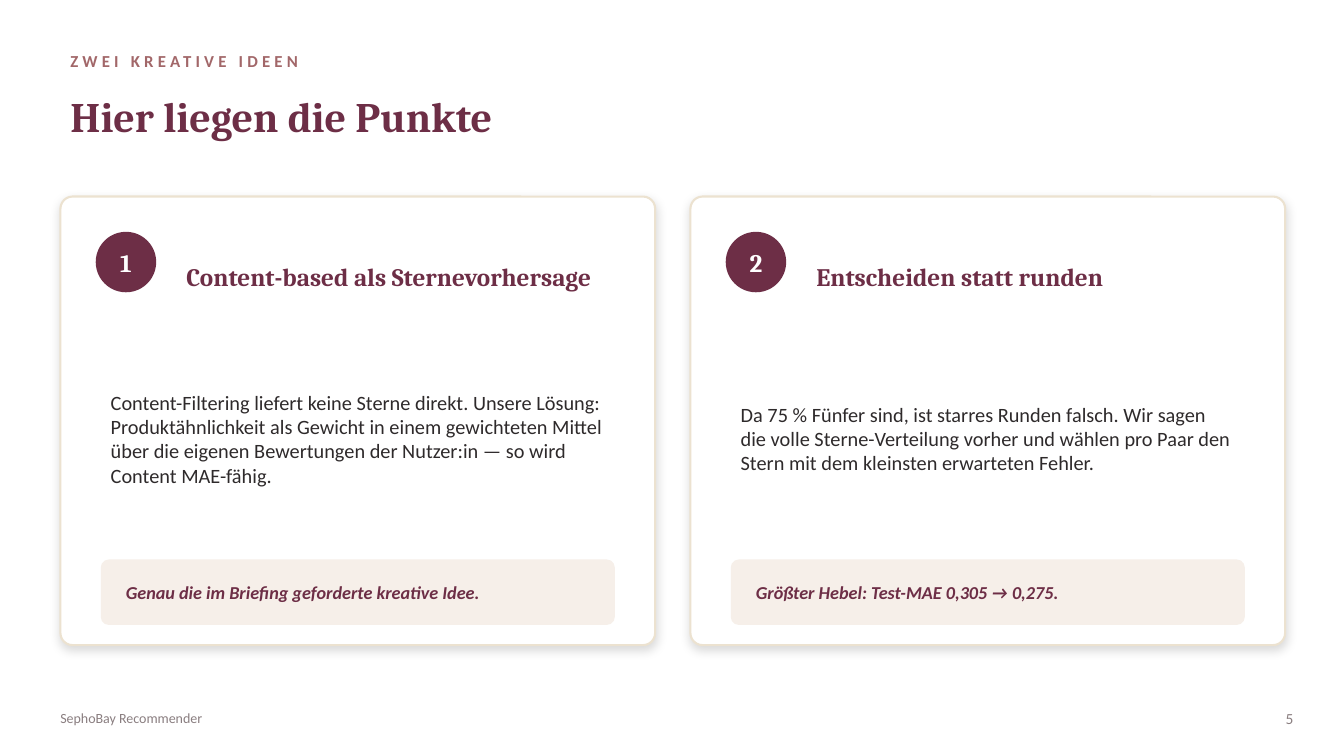
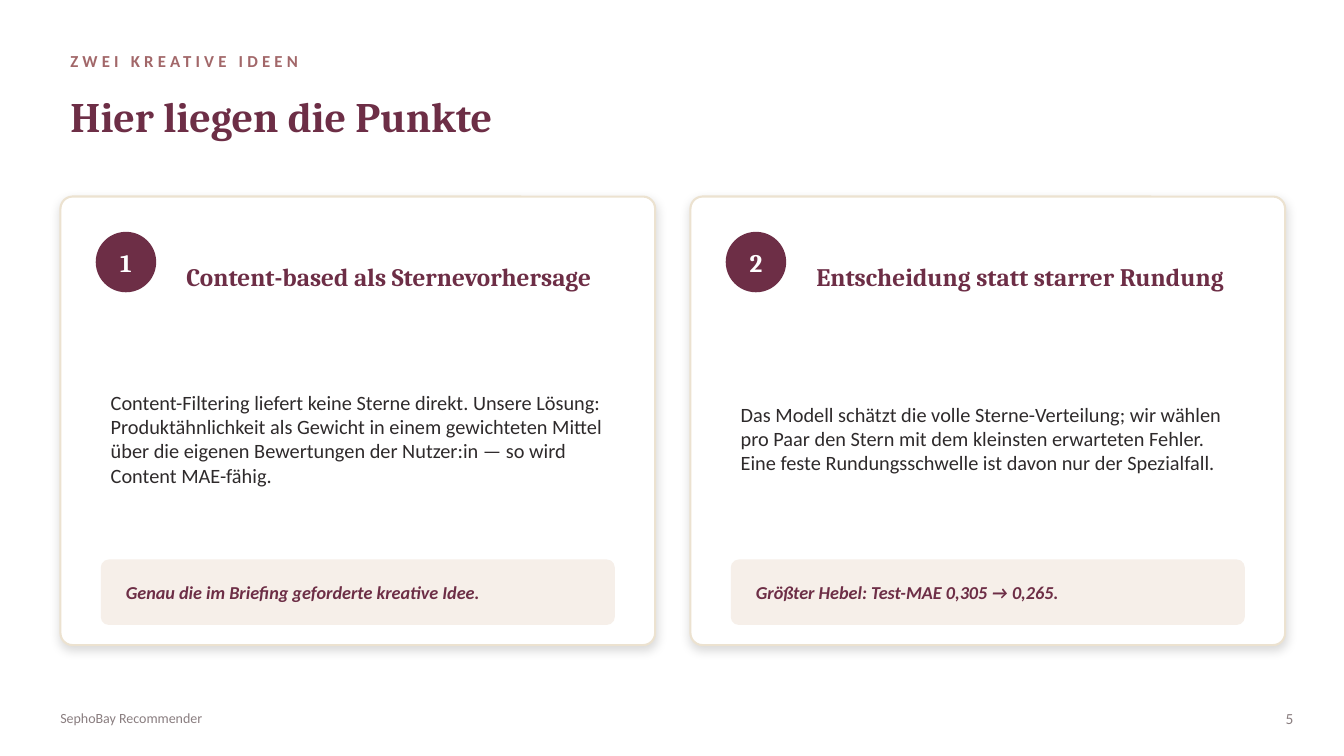
Before and after one commit to KaaraDev/sephobay, a slide deck: slide 5 of SephoBay_Praesentation.pptx. Drawn at 1344x756 pixels with LibreOffice and Linux fonts; fonts in the diff are those of the drawing. Boxes give left, top, right and bottom in pixels: in the first picture for what was removed or moved away, otherwise in the second. Text is boxed around its words. In the diff, an @@ line names an element or a change of style, - is before the commit and + after.

```diff
--- a/SephoBay_Praesentation.pptx
+++ b/SephoBay_Praesentation.pptx
@@ text at bbox=[816, 268, 1224, 292]: text changed @@
-Entscheiden statt runden
+Entscheidung statt starrer Rundung
@@ text at bbox=[741, 408, 1221, 474]: text changed @@
-Da 75 % Fünfer sind, ist starres Runden falsch. Wir sagen die volle Sterne-Verteilung vorher und wählen pro Paar den Stern mit dem kleinsten erwarteten Fehler.
+Das Modell schätzt die volle Sterne-Verteilung; wir wählen pro Paar den Stern mit dem kleinsten erwarteten Fehler. Eine feste Rundungsschwelle ist davon nur der Spezialfall.
@@ text at bbox=[756, 586, 1058, 602]: text changed @@
-Größter Hebel: Test-MAE 0,305 → 0,275.
+Größter Hebel: Test-MAE 0,305 → 0,265.
```
Also in this commit, not shown: 6 other slides changed, 7 other files.
